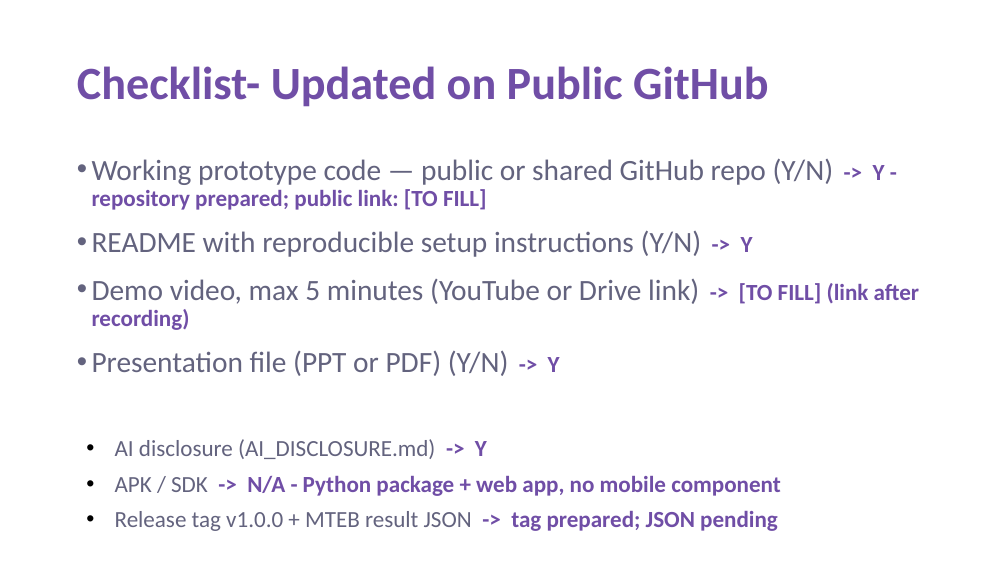
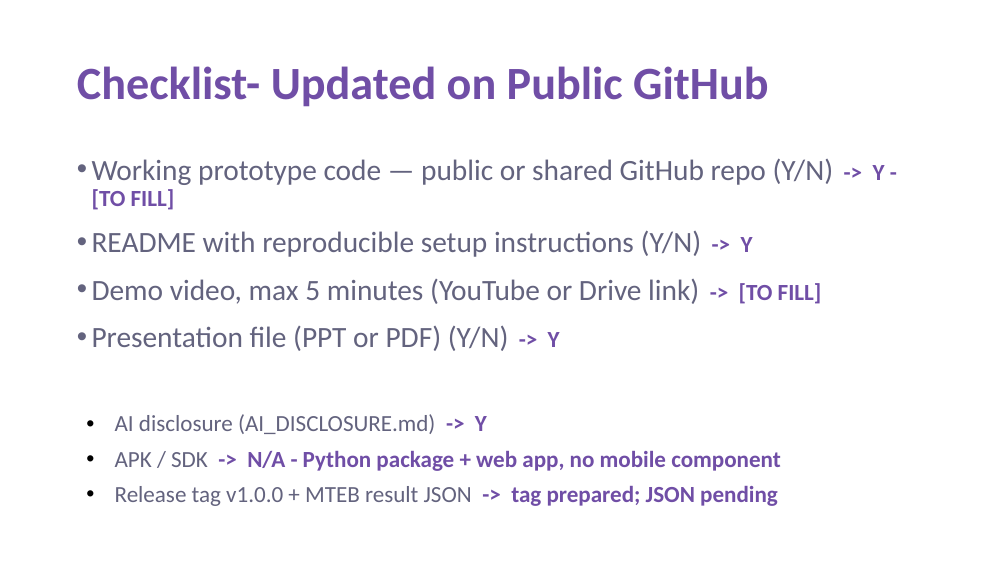
Before and after one commit to kanika190905/litmus, a slide deck: slide 11 of presentation/Litmus_PRISM_Submission.pptx. Drawn at 1008x567 pixels with LibreOffice and Linux fonts; fonts in the diff are those of the drawing. Boxes give left, top, right and bottom in pixels: in the first picture for what was removed or moved away, otherwise in the second. Text is boxed around its words. In the diff, an @@ line names an element or a change of style, - is before the commit and + after.

```diff
--- a/presentation/Litmus_PRISM_Submission.pptx
+++ b/presentation/Litmus_PRISM_Submission.pptx
@@ text at (92,159,885,210): text changed @@
-• Working prototype code — public or shared GitHub repo (Y/N) -> Y - repository prepared; public link: [TO FILL]
+• Working prototype code — public or shared GitHub repo (Y/N) -> Y - [TO FILL]
@@ text at (92,279,822,304): text changed @@
-• Demo video, max 5 minutes (YouTube or Drive link) -> [TO FILL] (link after recording)
+• Demo video, max 5 minutes (YouTube or Drive link) -> [TO FILL]
```
Also in this commit, not shown: 3 other files.
